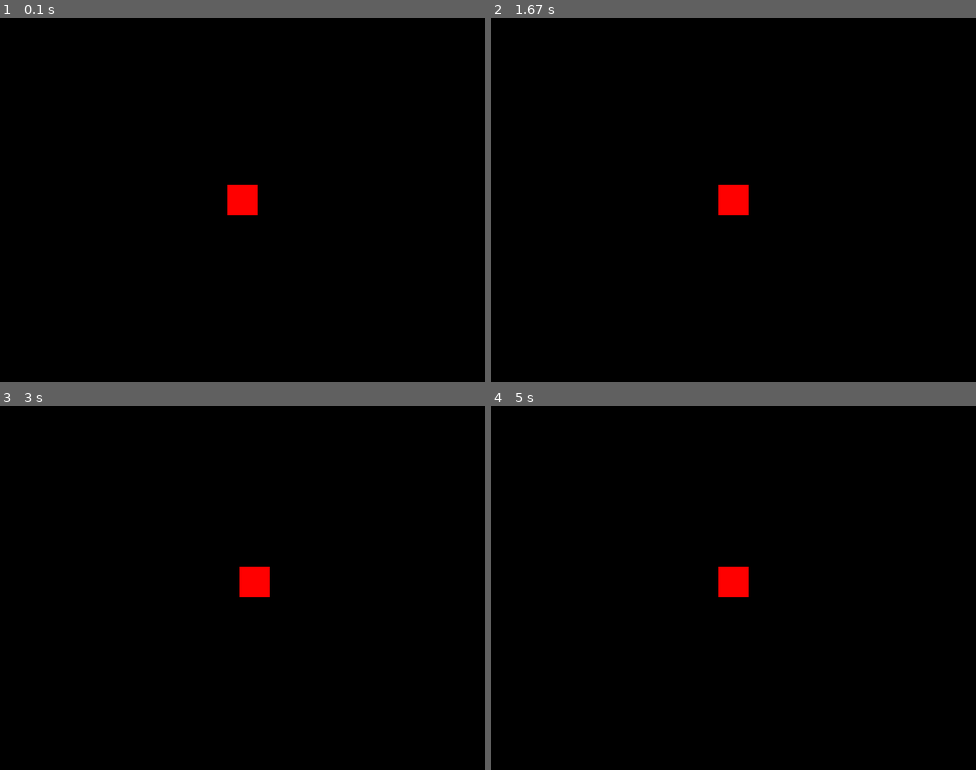
Above: before the commit, frames 1-4 (two rows, left to right).
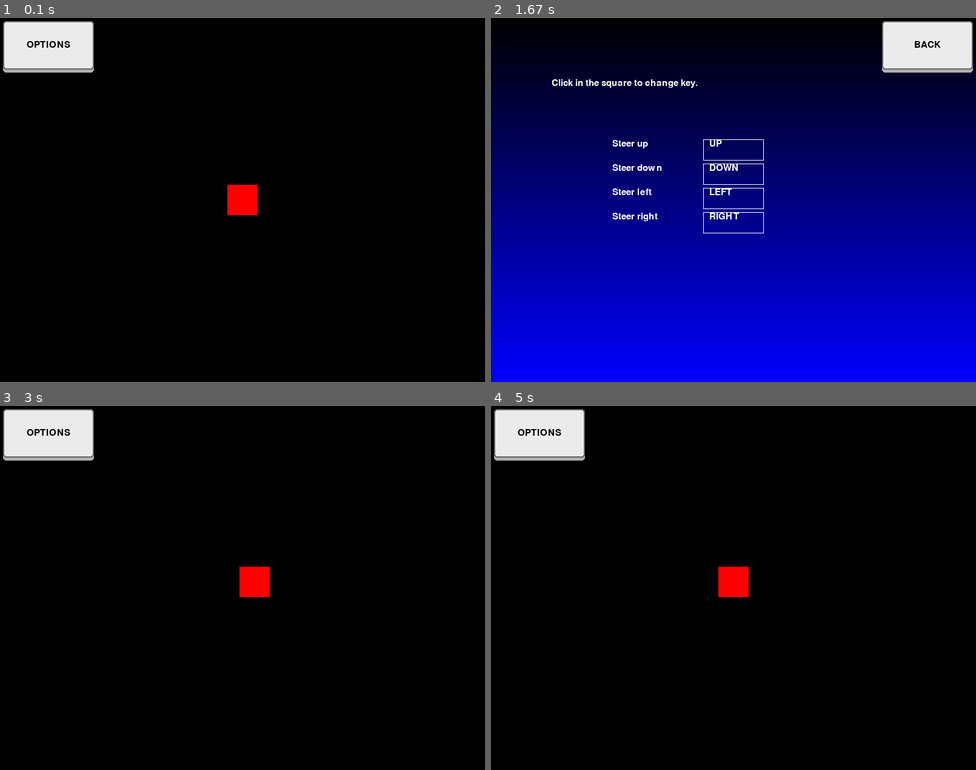
Above: after the commit, the same moments.

Repository: CaGListRo/pygame-change-keybinds
Game: pygame game, started from main.py
The game is run twice, just before and just after one commit, with the same random seed, the same clock (stepped at 60 frames per second) and the same inputs.
Inputs (mouse positions are in pixels of both pictures, inside the frame that each line leads up to):
- Up to frame 1 (0.1 s): no input
- Up to frame 2 (1.67 s): press the mouse at (539, 47) at 0.37 s; move the mouse to (578, 127) at 0.47 s; release the mouse at (617, 203) at 0.6 s; press the mouse at (733, 149) at 0.7 s; move the mouse to (723, 207) at 0.8 s; release the mouse at (714, 265) at 0.93 s; press the mouse at (733, 221) at 1.03 s; move the mouse to (782, 185) at 1.13 s; release the mouse at (835, 152) at 1.27 s; press the mouse at (733, 174) at 1.37 s; move the mouse to (825, 254) at 1.47 s; release the mouse at (917, 338) at 1.6 s
- Up to frame 3 (3 s): press the mouse at (436, 435) at 1.7 s; move the mouse to (261, 547) at 1.8 s; release the mouse at (82, 660) at 1.93 s; hold Right 2-2.47 s; hold Up 2.5-2.8 s; hold Right from 2.83 s (still down)
- Up to frame 4 (5 s): release Right at 3.3 s; hold Left 3.33-3.87 s; hold Down 3.9-4.2 s; hold Left 4.23-4.63 s; hold Up from 4.67 s (still down)

The runs differ from the first frame. In frame 1, 2.6% of the frame differs, in the area x 0-20%, y 0-15%; in frame 2, 92%, in the area x 0-100%, y 0-100%; in frame 3, 2.6%; in frame 4, 2.6%.

Commit message:
WIP: Implemented the options menu. Designed the background for it and displayed the keys, their use and click rects.

Diff:
--- a/main.py
+++ b/main.py
@@ -11,7 +11,12 @@
         self.speed: int = 10
         self.clock = pg.time.Clock()
         self.fps: int = 60
+        self.state: str = "play"
         self.display = pg.display.set_mode((800, 600))
+
+        # options stuff
+        self.texts: list[str] = ["Steer up", "Steer down", "Steer left", "Steer right"]
+        self.collision_rects: list[pg.Rect] = [pg.Rect(350, 200 + i * 40, 100, 35) for i in range(4)]
 
         # player settings
         self.player: pg.Surface = pg.Surface((50, 50))
@@ -19,8 +24,18 @@
         self.pos = pg.Vector2((375, 275))
 
         # button stuff
-        self.font = pg.font.SysFont("comicsans", 32)
+        self.font = pg.font.SysFont("comicsans", 23)
+        self.options_button = Button(text="OPTIONS", font=self.font, mid_pos=(80, 50), size=(150, 80))
+        self.back_button = Button(text="BACK", font=self.font, mid_pos=(720, 50), size=(150, 80))
 
+        # funstuff for the options background
+        self.options_background = pg.Surface((800, 600))
+        color_value_change: float = 255 / 600
+        for i in range(600):
+            blue_value = int(0 + color_value_change * i)
+            if blue_value > 255:
+                blue_value = 255
+            pg.draw.line(surface=self.options_background, color=(0, 0, blue_value), start_pos=(0, i), end_pos=(800, i), width=1)
 
         # key settings as str
         self.up: str = "K_UP"
@@ -52,9 +67,49 @@
                 if event.key == self.key_right:
                     self.pos.x += self.speed
 
+    def change_key(self, index) -> None:
+        print("in")
+        match index:
+            case 0:
+                pass
+            case 1:
+                pass
+            case 2:
+                pass
+            case 3:
+                pass
+
+    def check_rect_collisions(self) -> None:
+        for idx, rect in enumerate(self.collision_rects):
+            if rect.collidepoint(pg.mouse.get_pos()):
+                if pg.mouse.get_pressed()[0]:
+                    self.szaze = "change key"
+                    self.change_key(idx)
+
     def draw_window(self) -> None:
-        self.display.fill((0, 0, 0))
-        self.display.blit(self.player, self.pos)
+        if self.state == "play":
+            self.display.fill((0, 0, 0))
+            self.display.blit(self.player, self.pos)
+            self.options_button.render(self.display)
+        elif self.state == "options":
+            self.display.blit(self.options_background, (0, 0))
+            self.back_button.render(self.display)
+            text_to_blit = self.font.render("Click in the square to change key.", True, "white")
+            self.display.blit(text_to_blit, (100, 100))
+            for idx, text in enumerate(self.texts):
+                text_to_blit = self.font.render(text, True, "white")
+                self.display.blit(text_to_blit, (200, 200 + idx * 40))
+            text_to_blit = self.font.render(self.up.strip("K_"), True, "white")
+            self.display.blit(text_to_blit, (360, 200))
+            text_to_blit = self.font.render(self.down.strip("K_"), True, "white")
+            self.display.blit(text_to_blit, (360, 240))
+            text_to_blit = self.font.render(self.left.strip("K_"), True, "white")
+            self.display.blit(text_to_blit, (360, 280))
+            text_to_blit = self.font.render(self.right.strip("K_"), True, "white")
+            self.display.blit(text_to_blit, (360, 320))
+            for rect in self.collision_rects:
+                pg.draw.rect(self.display, "white", rect, width=1)
+
 
         pg.display.update()
 
@@ -64,6 +119,13 @@
             self.clock.tick(self.fps)
             self.handle_events()
             self.draw_window()
+            if self.state == "play":
+                if self.options_button.check_collision():
+                    self.state = "options"
+            elif self.state == "options":
+                self.check_rect_collisions()
+                if self.back_button.check_collision():
+                    self.state = "play"
 
 
 if __name__ == "__main__":
